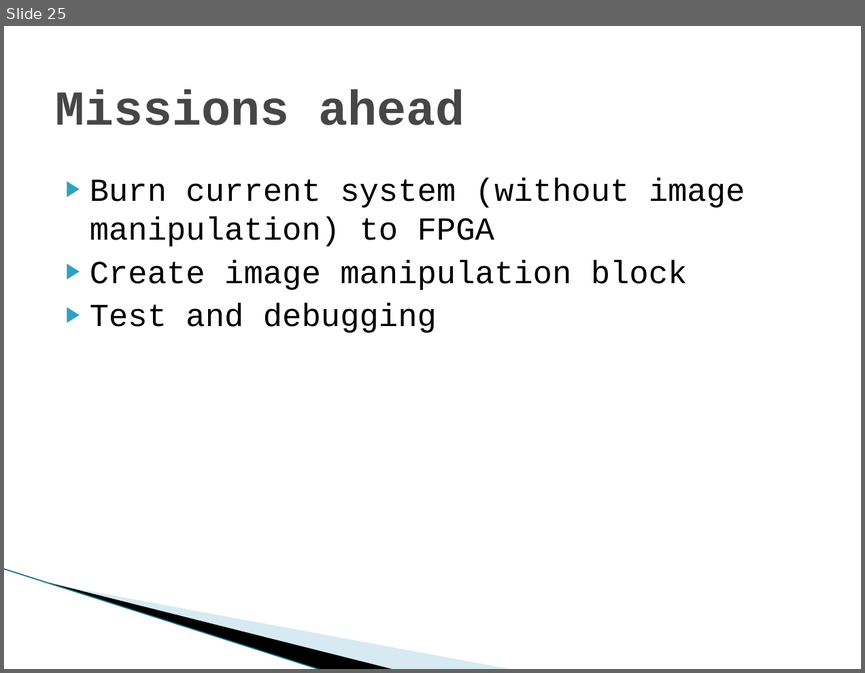
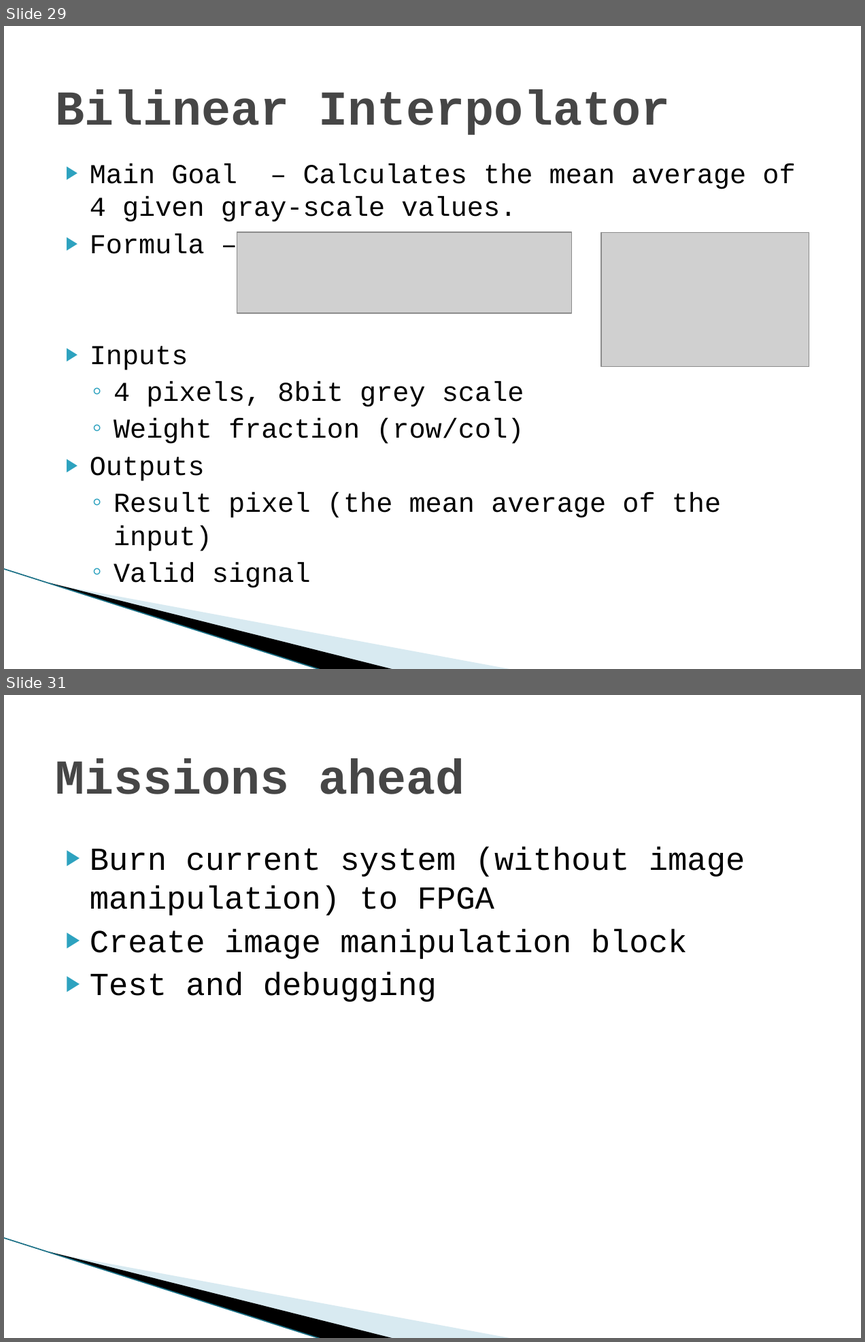
Before and after one commit to shizzz88/image-rotation-technion-ee, a slide deck: Presentation/Final_part_A_Presentation.pptx. Shown one above the other, each under a label of ours: slide 25 before the commit, slides 29 and 31 after it; the slides between them are not shown. The pictures are 865x673 and 865x1342 pixels, drawn with LibreOffice and Linux fonts; fonts in the diff are those of the drawing; grey boxes stand for pictures; background and template pictures are left out. Boxes give left, top, right and bottom in pixels: in the first picture for what was removed or moved away, otherwise in the second. Text is boxed around its words. In the diff, an @@ line names an element or a change of style, - is before the commit and + after.

```diff
--- a/Presentation/Final_part_A_Presentation.pptx
+++ b/Presentation/Final_part_A_Presentation.pptx
@@ slide 29 added at (x1=4, y1=26, x2=861, y2=669), background #FFFFFF; not listed: 3 template elements that a slide beside it also shows @@
@@ title added at (x1=55, y1=90, x2=670, y2=135), 41 pt, text #464646, bold @@
+Bilinear Interpolator
@@ text added at (x1=90, y1=163, x2=795, y2=588), 23 pt, text #000000 @@
+▶ Main Goal – Calculates the mean average of 4 given gray-scale values.
+▶ Formula –
+▶ Inputs
+  ◦ 4 pixels, 8bit grey scale
+  ◦ Weight fraction (row/col)
+▶ Outputs
+  ◦ Result pixel (the mean average of the input)
+  ◦ Valid signal
@@ picture added at (x1=237, y1=233, x2=572, y2=313) @@
@@ picture added at (x1=601, y1=233, x2=809, y2=366) @@
@@ what was slide 25 is now slide 31 @@
```
Also in this commit, not shown: 3 slides changed, 5 other slides added, 2 other files.
